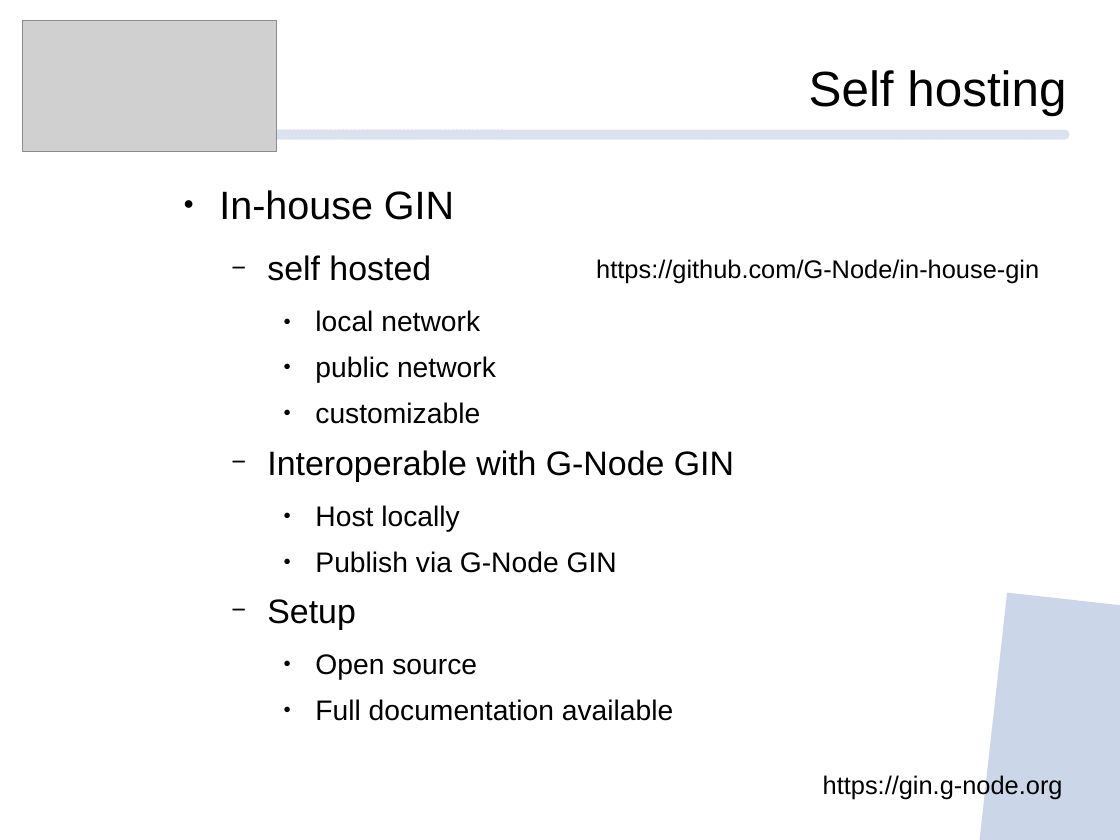
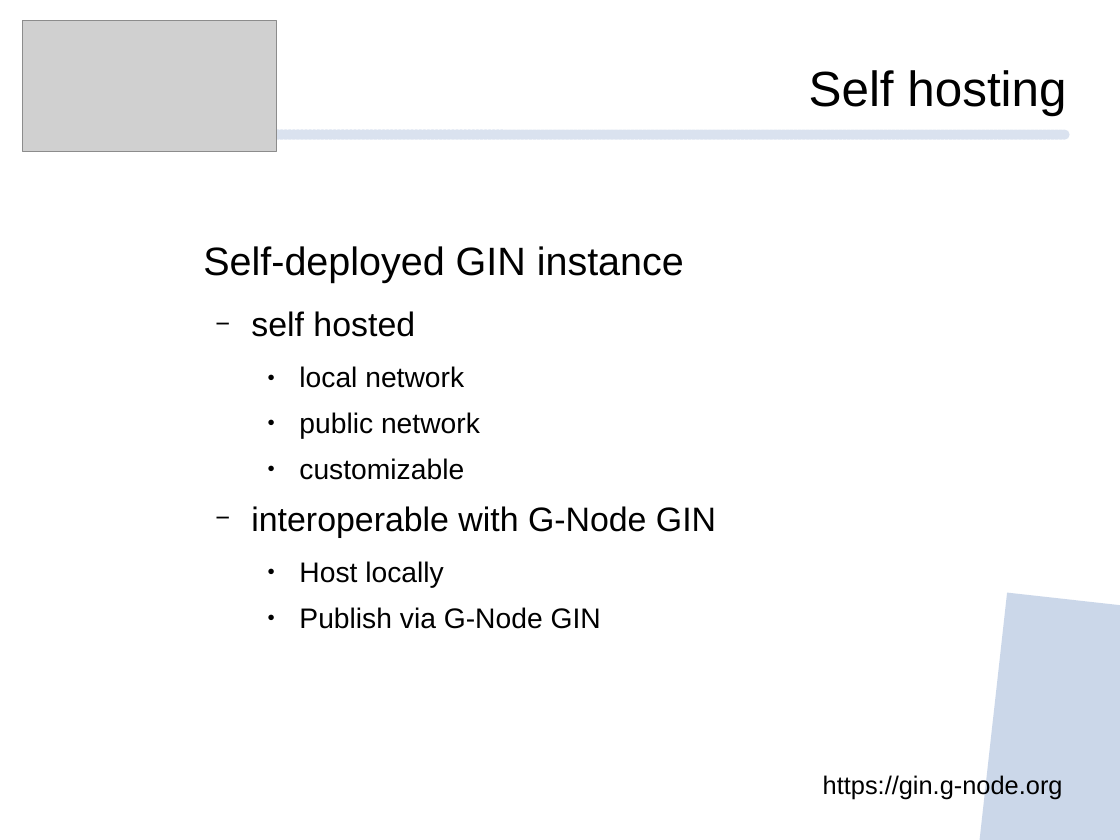
Before and after one commit to mpsonntag/prespost, a slide deck: slide 8 of 202209_INCF_online/202209_INCF_Online_GIN.odp. Drawn at 1120x840 pixels with LibreOffice and Linux fonts; fonts in the diff are those of the drawing; grey boxes stand for pictures; background and template pictures are left out. Boxes give left, top, right and bottom in pixels: in the first picture for what was removed or moved away, otherwise in the second. Text is boxed around its words. In the diff, an @@ line names an element or a change of style, - is before the commit and + after.

```diff
--- a/202209_INCF_online/202209_INCF_Online_GIN.odp
+++ b/202209_INCF_online/202209_INCF_Online_GIN.odp
@@ text "Self-deployed GIN instance": place and size @@
-text "Self-deployed GIN instance" at [219, 190, 734, 721]
+text "Self-deployed GIN instance" at [203, 246, 716, 629]
@@ text at [203, 246, 684, 282]: text changed @@
-● In-house GIN
+Self-deployed GIN instance
@@ text removed at [596, 259, 1039, 283] @@
-https://github.com/G-Node/in-house-gin
@@ text at [251, 506, 716, 538]: text changed @@
-  − Interoperable with G-Node GIN
+  − interoperable with G-Node GIN
@@ text at [267, 599, 673, 721]: paragraphs removed @@
-  − Setup
-    ● Open source
-    ● Full documentation available
```
Also in this commit, not shown: 5 other slides changed, 2 slides added.
